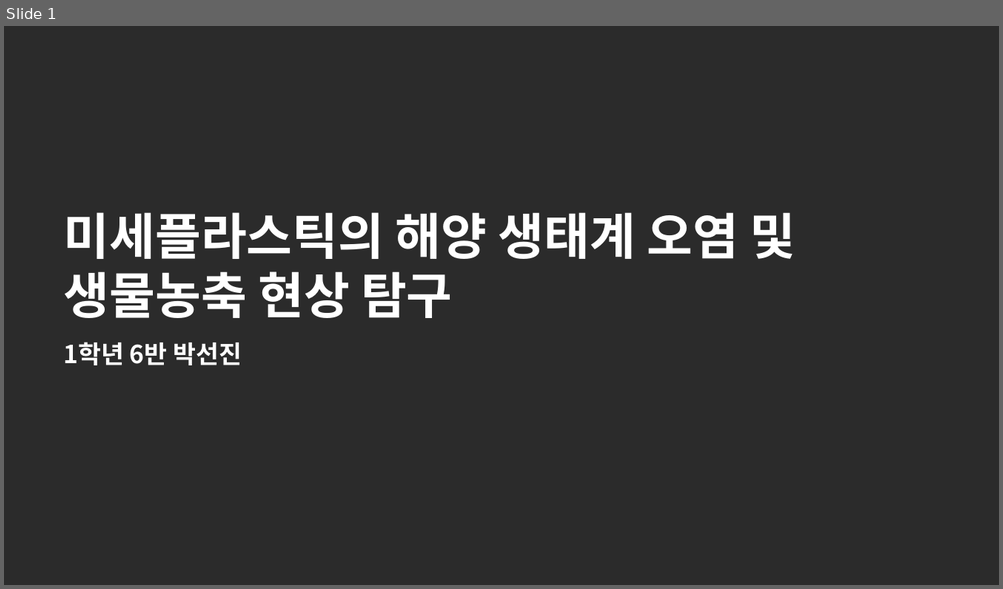
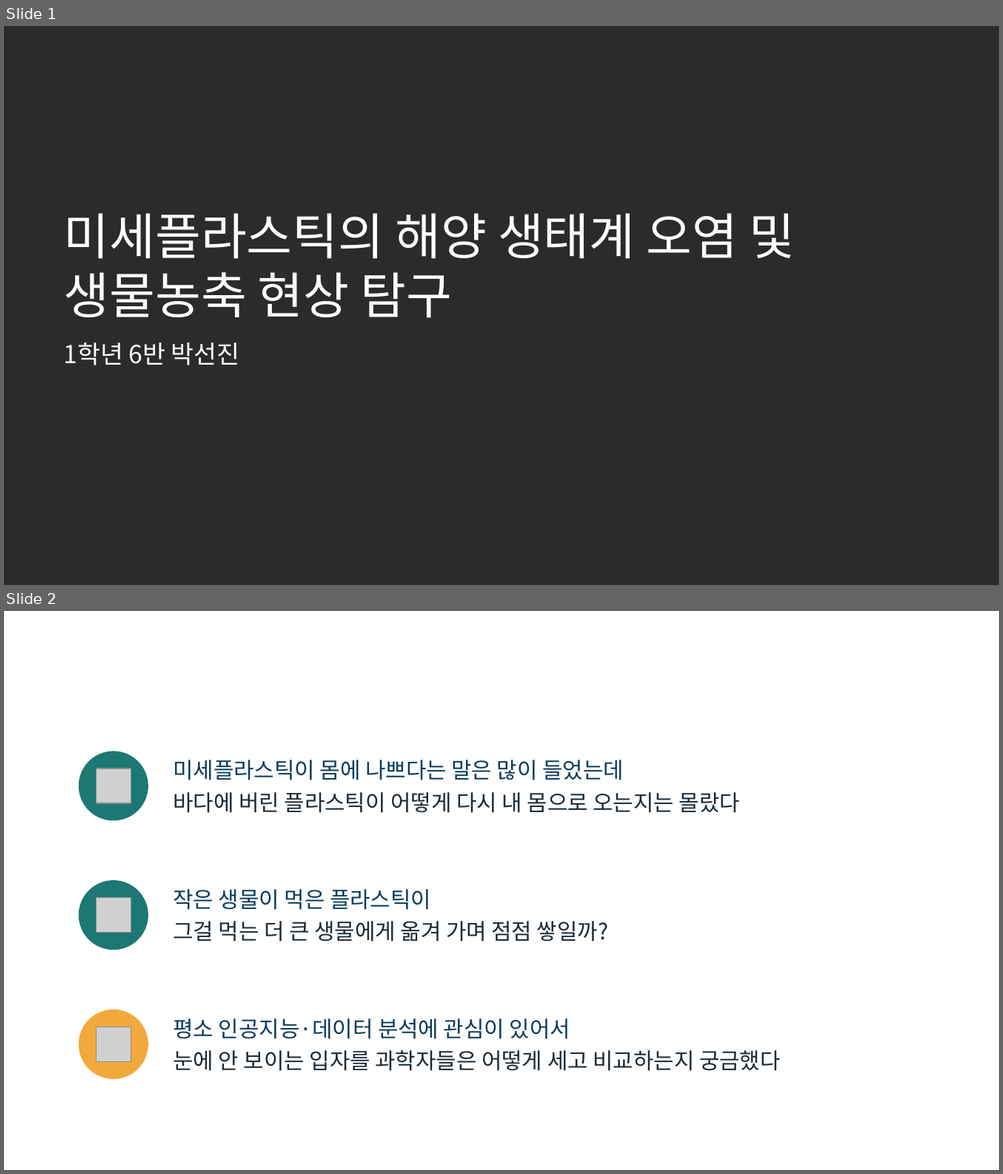
Before and after one commit to packsunjin/Graph, a slide deck: reports/미세플라스틱_발표_10605_박선진.pptx. Shown one above the other, each under a label of ours: slide 1 before the commit, slides 1 and 2 after it. The pictures are 1003x589 and 1003x1174 pixels, drawn with LibreOffice and Linux fonts; fonts in the diff are those of the drawing; grey boxes stand for pictures; background and template pictures are left out; a plain dark background stands for a picture behind light text. Boxes give left, top, right and bottom in pixels: in the first picture for what was removed or moved away, otherwise in the second. Text is boxed around its words. In the diff, an @@ line names an element or a change of style, - is before the commit and + after.

```diff
--- a/reports/미세플라스틱_발표_10605_박선진.pptx
+++ b/reports/미세플라스틱_발표_10605_박선진.pptx
@@ slide 2 added at <box>4,611,999,1170</box>, background picture (left out) @@
@@ title added at <box>54,636,949,710</box>, 28 pt, text #FFFFFF @@
+이 주제를 고른 이유
@@ ellipse added at <box>79,752,148,821</box>, fill #1D7874 @@
@@ text added at <box>173,760,740,813</box>, 16 pt, text #1B2A36 @@
+미세플라스틱이 몸에 나쁘다는 말은 많이 들었는데
+바다에 버린 플라스틱이 어떻게 다시 내 몸으로 오는지는 몰랐다
@@ picture added at <box>96,768,131,803</box> @@
@@ rounded rectangle added at <box>54,860,949,971</box>, fill #FFFFFF @@
@@ ellipse added at <box>79,880,148,950</box>, fill #1D7874 @@
@@ picture added at <box>96,897,131,932</box> @@
@@ text added at <box>173,889,609,942</box>, 16 pt, text #1B2A36 @@
+작은 생물이 먹은 플라스틱이
+그걸 먹는 더 큰 생물에게 옮겨 가며 점점 쌓일까?
@@ rounded rectangle added at <box>54,989,949,1100</box>, fill #FFFFFF @@
@@ ellipse added at <box>79,1010,148,1079</box>, fill #F2A93B @@
@@ picture added at <box>96,1027,131,1062</box> @@
@@ text added at <box>173,1019,780,1071</box>, 16 pt, text #1B2A36 @@
+평소 인공지능·데이터 분석에 관심이 있어서
+눈에 안 보이는 입자를 과학자들은 어떻게 세고 비교하는지 궁금했다
@@ page number added at <box>909,1130,959,1160</box>, 10 pt, text #FFFFFF @@
+2
@@ slide 1 changed as well @@
@@ title "미세플라스틱의 해양 생태계 오염 및 ..." at <box>64,213,794,318</box>: bold off @@
@@ text "1학년 6반 박선진" at <box>64,343,240,366</box>: bold off @@
```
Also in this commit, not shown: 13 other slides changed, 1 other slide added, 1 other file.
